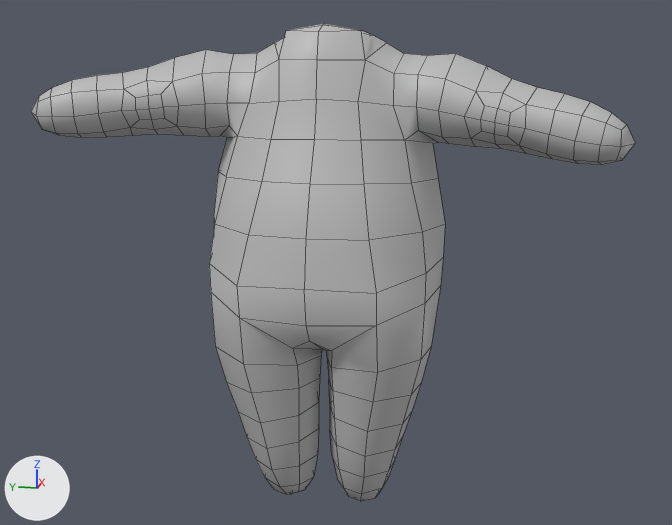
Before and after pictures for a commit that changed the FBX model Artists/Jac/characterbody.fbx.
Before and after are seen from a camera (50 mm lens) standing at (-2.074, -0.439, 1.121) and looking at (0.021, -0.02, 0.597). Every picture has the same lights, and +X, +Y and +Z are marked at lower left. Mesh edges are drawn as thin lines. Where no turn or scale is listed for an object, it has been applied to the vertices.

Script lines for the objects in view, before the commit:
```python
me_mesh = bpy.data.meshes.new('Mesh')
me_mesh.from_pydata(...)  # 398 vertices, 396 faces; spans x -0.222..0.243, y -0.663..0.669, z 0.0..1.142
me_mesh.materials.append(mat_m_playercharacter)  # grey #bcbcbc
ob_characterbody = bpy.data.objects.new('characterBody', me_mesh)
ob_characterbody.location = (0.0, 0.0, 0.0)
```
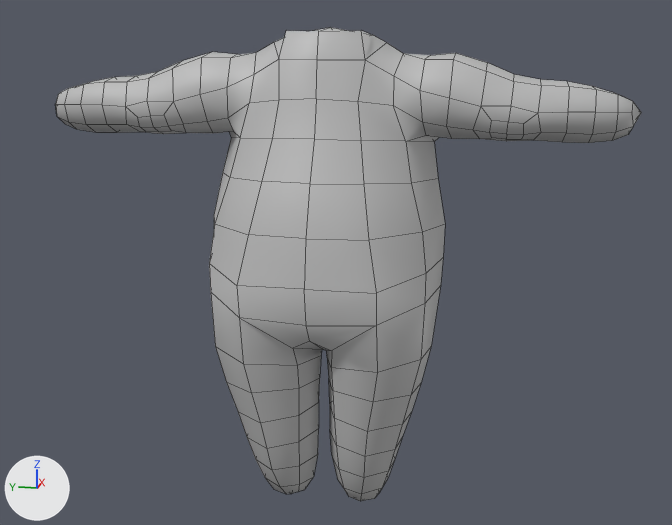
Location of each change, (x1, y1, x2, y2) in pixels of the pictures (672 x 525 px):
'characterBody', reshaped: before (31, 24, 635, 501); after (55, 27, 641, 501)
part 1 of me_mesh, cut back: before (31, 24, 635, 235); after (55, 27, 641, 235)

The change, as a list of edits to the scene's bpy script:
```text
Change me_mesh:
    used by ob_characterbody; location = (0.0, 0.0, 0.0)
    remove me_mesh.from_pydata(...)  # 398 vertices, 396 faces; spans x -0.222..0.243, y -0.663..0.669, z 0.0..1.142
    add me_mesh.from_pydata(...)  # 394 vertices, 392 faces; spans x -0.222..0.243, y -0.688..0.688, z 0.0..1.135
    me_mesh part 1
    4 vertices are removed from x -0.018..0.117, y 0.0, z 1.13..1.142
    8 faces are deleted
    181 vertices move from x -0.136..0.145, y -0.663..0.669, z 0.802..1.101 to x -0.099..0.147, y -0.688..0.688, z 0.802..1.102
    4 new faces join them
```
